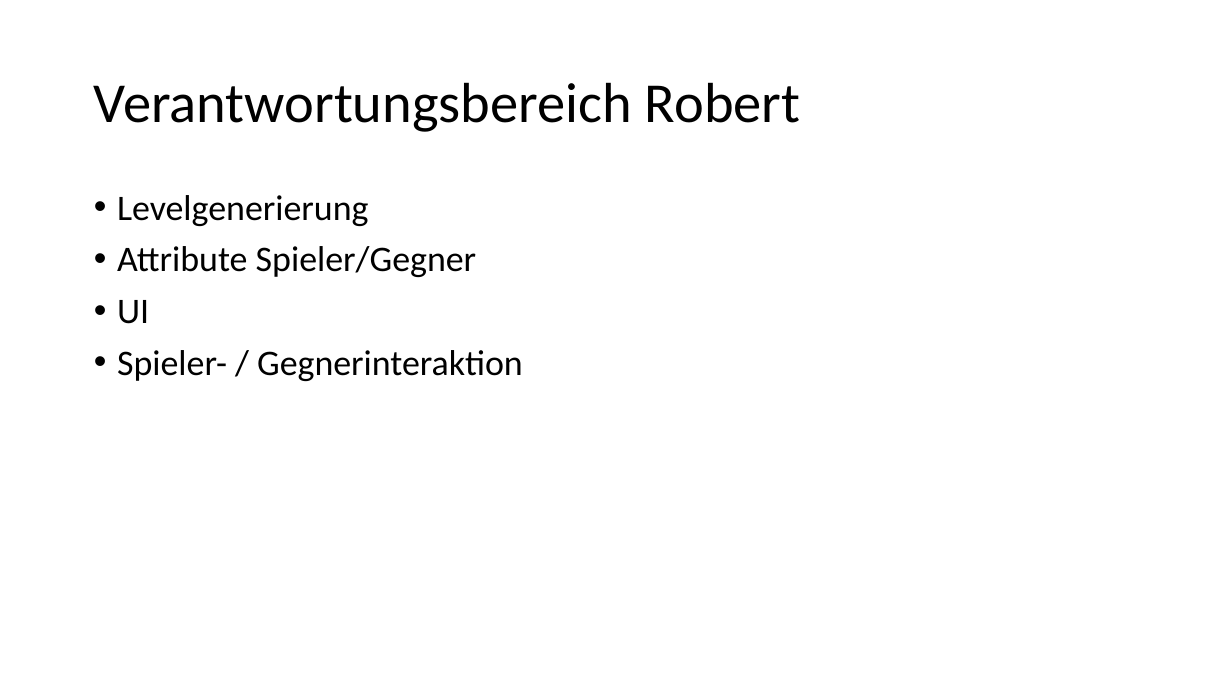
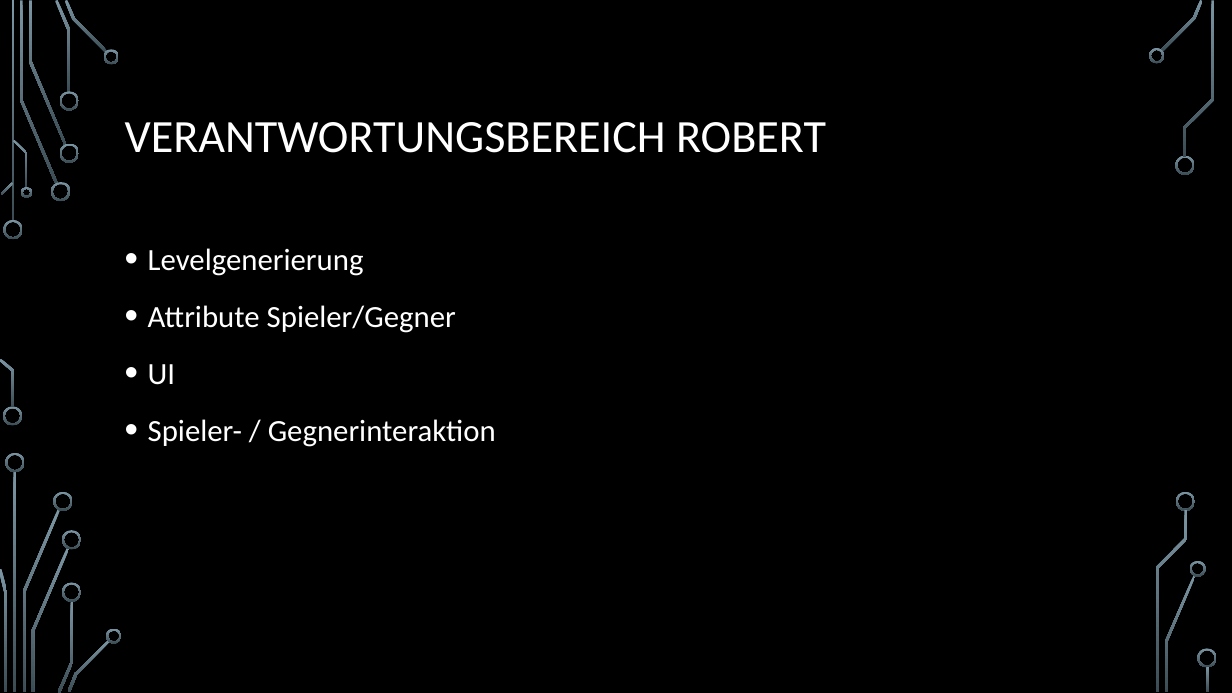
Before and after one commit to nielsq/CreativeNonSense, a slide deck: slide 7 of 12-Skymensions-JanzenQuanzJonetzko.pptx. Drawn at 1232x693 pixels with LibreOffice and Linux fonts; fonts in the diff are those of the drawing; background and template pictures are left out. Boxes give left, top, right and bottom in pixels: in the first picture for what was removed or moved away, otherwise in the second. Text is boxed around its words. In the diff, an @@ line names an element or a change of style, - is before the commit and + after.

Commit message:
Präsi Design

```diff
--- a/12-Skymensions-JanzenQuanzJonetzko.pptx
+++ b/12-Skymensions-JanzenQuanzJonetzko.pptx
@@ background #FFFFFF to picture (left out) @@
@@ title at [125, 122, 826, 153]: text changed; size 44 to 36 pt; text colour #000000 to #FFFFFF @@
-Verantwortungsbereich Robert
+VERANTWORTUNGSBEREICH ROBERT
@@ text "Levelgenerierung": place and size @@
-text "Levelgenerierung" at [117, 195, 523, 381]
+text "Levelgenerierung" at [148, 248, 496, 447]
@@ text "Levelgenerierung" at [148, 248, 496, 447]: size 28 to 24 pt, text colour #000000 to #FFFFFF; line spacing 0.9 to 1.2 @@
@@ group added at [0, 0, 1217, 693]: 33 freeform shapes, 3 rectangles @@
```
Also in this commit, not shown: 12 other slides changed.
